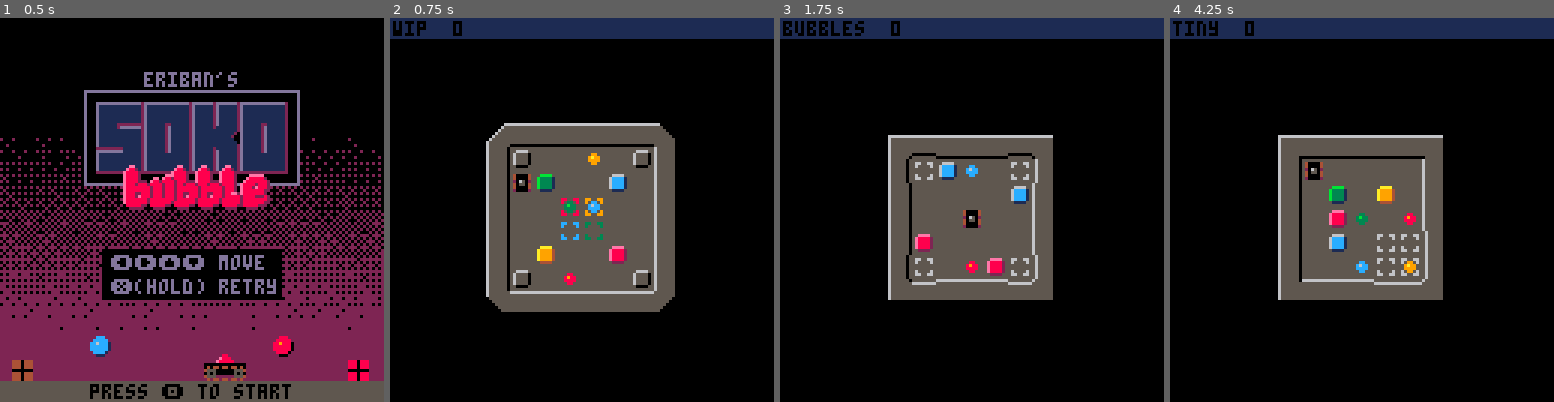
Above: before the commit, frames 1-4 (left to right).
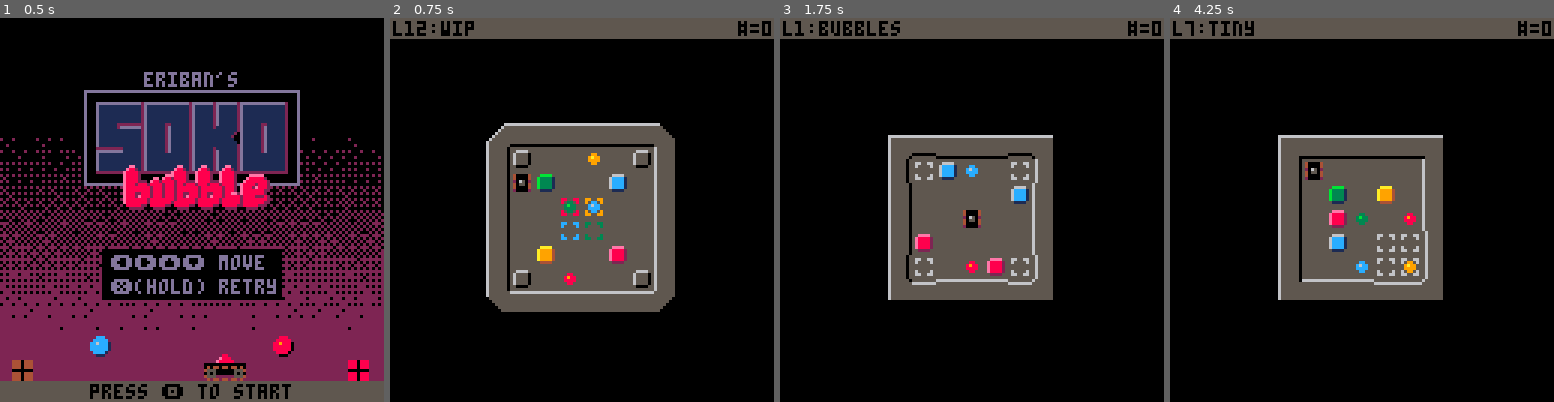
Above: after the commit, the same moments.

Repository: erwinbonsma/SokoBubbleP8
Game: PICO-8 cartridge sokobubble.p8
The game is run twice, just before and just after one commit, with the same random seed, the same clock (stepped at 60 frames per second) and the same inputs.
Inputs:
- Up to frame 1 (0.5 s): tap X (X key) at 0.33 s
- Up to frame 2 (0.75 s): tap O (Z key) at 0.7 s
- Up to frame 3 (1.75 s): tap X (X key) at 1.07 s; hold Right from 1.6 s (still down); tap O (Z key) at 1.7 s
- Up to frame 4 (4.25 s): tap X (X key) at 1.85, 2.97, 4.08 s; release Right at 2.1 s; tap O (Z key) every 0.4 s from 2.1 to 4.1 s; hold Up 2.15-2.42 s; hold Right 2.47-3.03 s; hold Left 3.08-3.58 s; hold Down 3.63-3.97 s; hold Right from 4.02 s (still down)

Frame 1 is identical in both runs. In frame 2, 5.3% of the frame differs, in the area x 0-100%, y 0-6%; in frame 3, 5.1%; in frame 4, 5.3%.

Commit message:
Tweak look of status bar

Diff:
--- a/sokobubble.p8
+++ b/sokobubble.p8
@@ -770,11 +770,13 @@
  self:_draw_boxes(state)
  pal()
 
- rectfill(0,0,127,6,1)
+ rectfill(0,0,127,6,5)
  print(
-  self.name.."  "..state.mov_cnt,
+  "l"..self.idx..":"..self.name,
   1,1,0
  )
+ local s="#="..state.mov_cnt
+ print(s,128-#s*4,1,0)
 end
 
 function level:_box_on_tgt_at(
